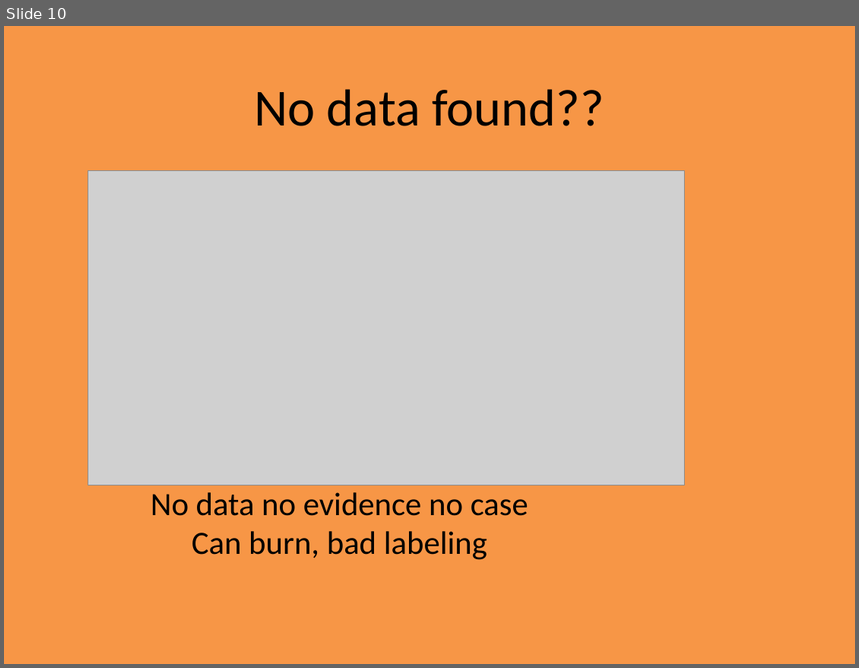
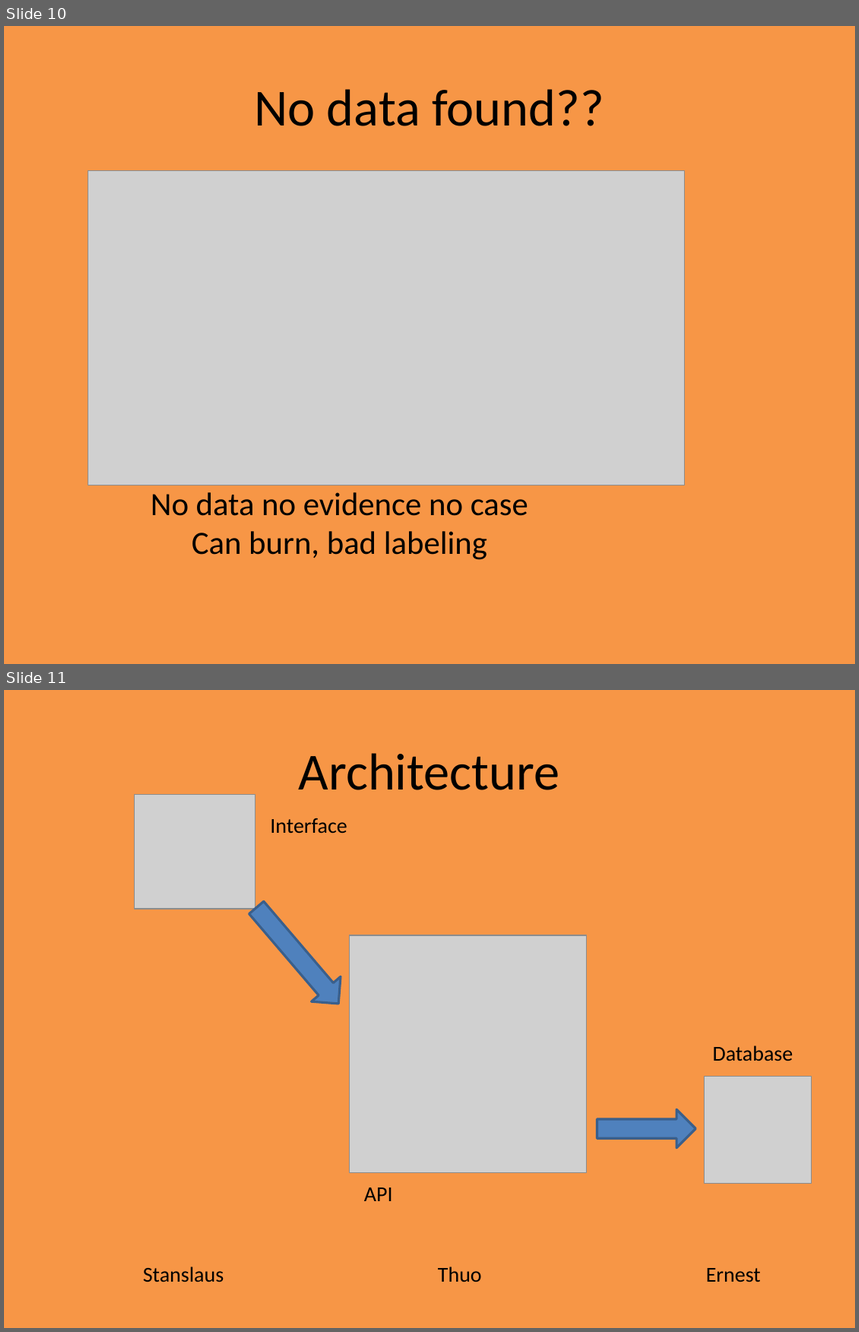
Before and after one commit to ErnestEsiabia/Police, a slide deck: document/police FI.pptx. Shown one above the other, each under a label of ours: slide 10 before the commit, slides 10 and 11 after it. The pictures are 859x668 and 859x1332 pixels, drawn with LibreOffice and Linux fonts; fonts in the diff are those of the drawing; grey boxes stand for pictures. Boxes give left, top, right and bottom in pixels: in the first picture for what was removed or moved away, otherwise in the second. Text is boxed around its words. In the diff, an @@ line names an element or a change of style, - is before the commit and + after.

```diff
--- a/document/police FI.pptx
+++ b/document/police FI.pptx
@@ slide 11 added at [4,690,855,1328], background #F79646 @@
@@ title added at [299,753,560,790], 44 pt, text #000000 @@
+Architecture
@@ picture added at [135,795,256,909] @@
@@ text added at [270,818,347,834], 18 pt, text #000000 @@
+Interface
@@ down arrow added at [242,895,353,1016], fill #4F81BD, outline #3A5F8C 2 pt @@
@@ picture added at [350,935,587,1173] @@
@@ text added at [713,1046,794,1062], 18 pt, text #000000 @@
+Database
@@ picture added at [705,1076,812,1184] @@
@@ down arrow added at [597,1110,696,1148], fill #4F81BD, outline #3A5F8C 2 pt @@
@@ text added at [364,1188,393,1201], 18 pt, text #000000 @@
+API
@@ text added at [143,1267,224,1283], 18 pt, text #000000 @@
+Stanslaus
@@ text added at [438,1267,482,1283], 18 pt, text #000000 @@
+Thuo
@@ text added at [706,1268,761,1283], 18 pt, text #000000 @@
+Ernest
```
Also in this commit, not shown: 1 slide removed, 4 other files.
